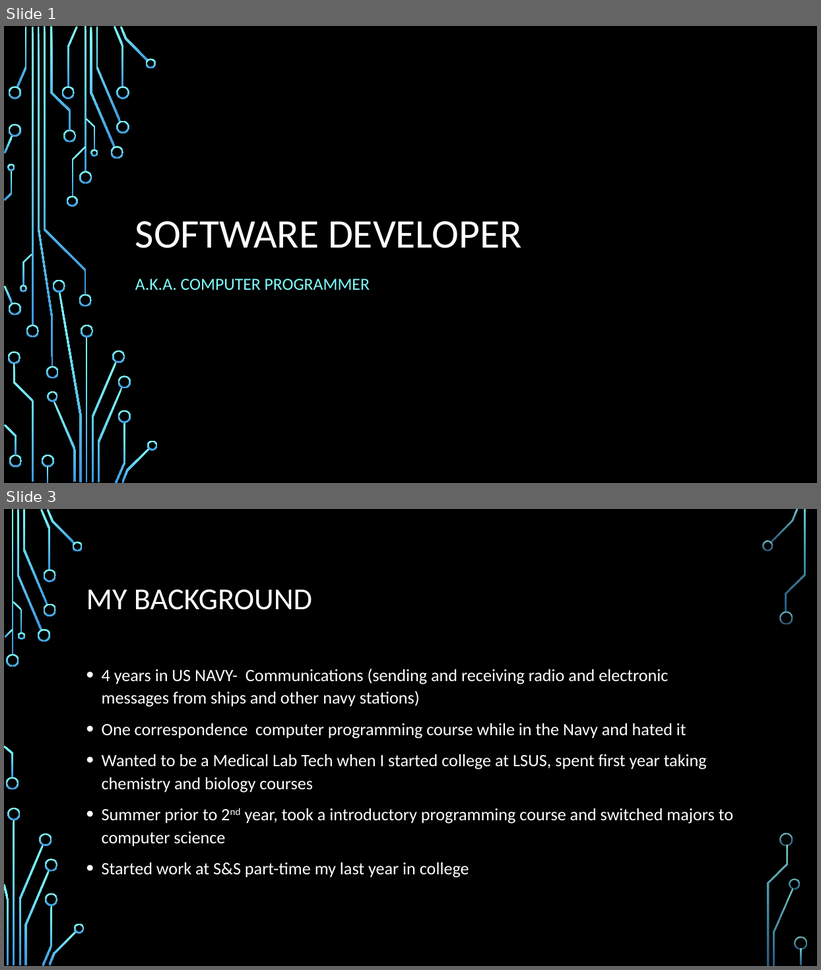
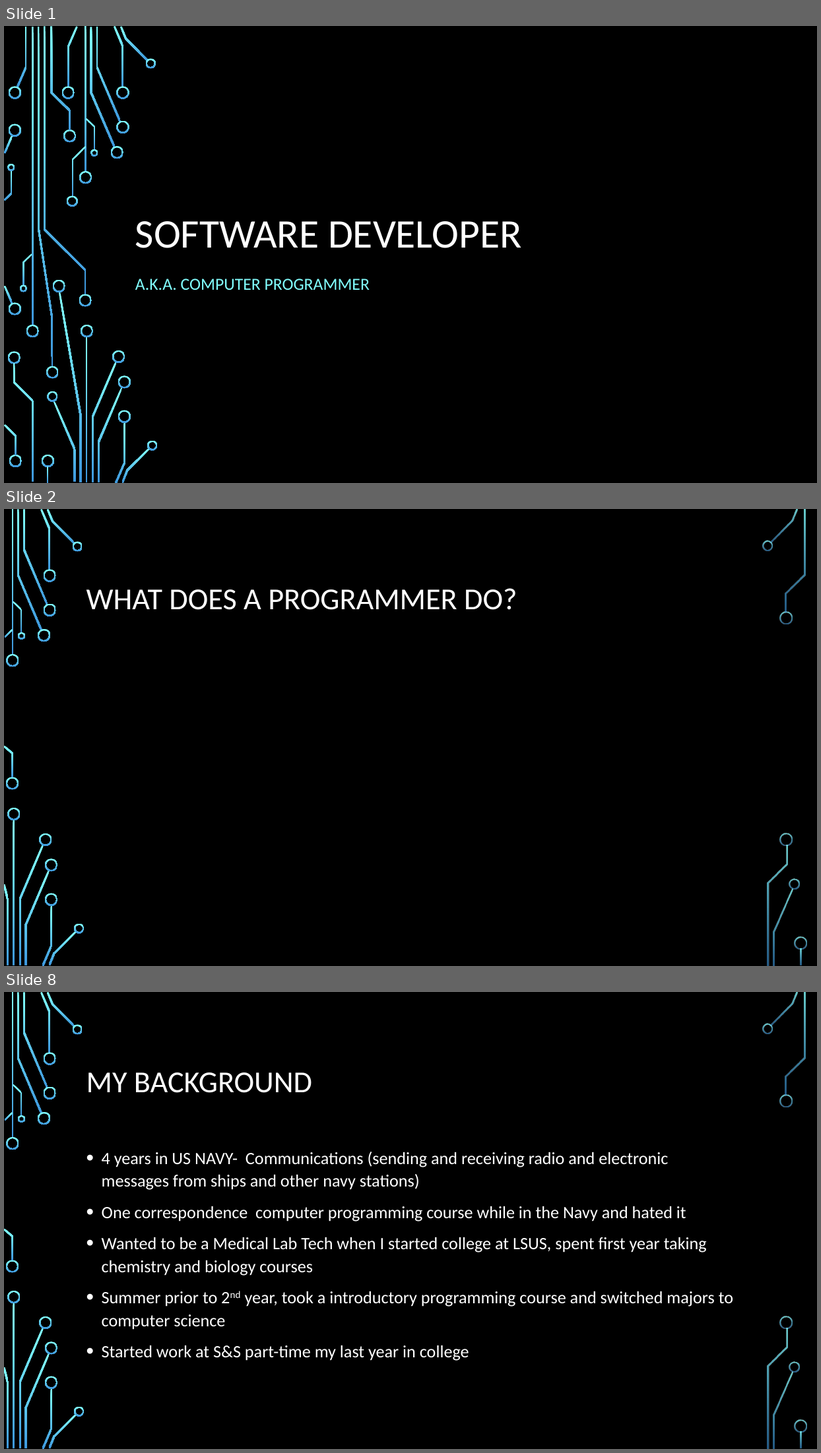
Before and after one commit to daviddcbud/TrainingApp, a slide deck: PowerPointSlids.pptx. Shown one above the other, each under a label of ours: slides 1 and 3 before the commit, slides 1, 2 and 8 after it; the slides between them are not shown. The pictures are 821x970 and 821x1453 pixels, drawn with LibreOffice and Linux fonts; fonts in the diff are those of the drawing; background and template pictures are left out. Boxes give left, top, right and bottom in pixels: in the first picture for what was removed or moved away, otherwise in the second. Text is boxed around its words. In the diff, an @@ line names an element or a change of style, - is before the commit and + after.

```diff
--- a/PowerPointSlids.pptx
+++ b/PowerPointSlids.pptx
@@ slide 2 added at <box>4,509,817,966</box>, background picture (left out); not listed: 36 template elements that a slide beside it also shows @@
@@ title added at <box>86,588,517,610</box>, 36 pt, text #FFFFFF @@
+WHAT DOES A PROGRAMMER DO?
@@ what was slide 3 is now slide 8 @@
```
Also in this commit, not shown: 5 other slides added, 1 slide removed, 9 other files.
